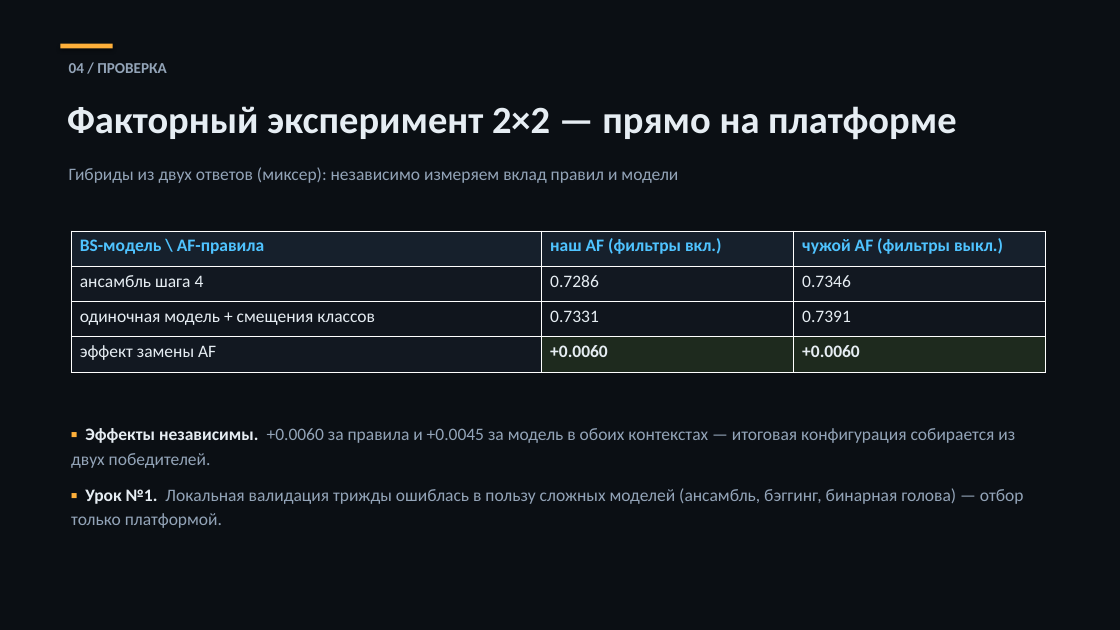
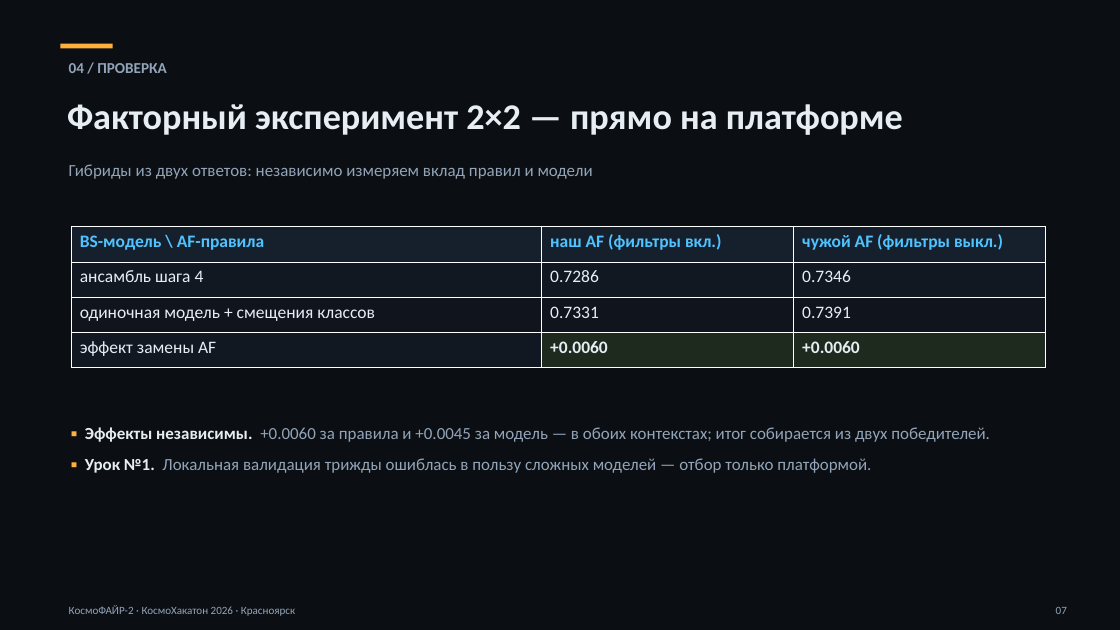
Before and after one commit to overbaffe1/CosmoH, a slide deck: slide 7 of presentation_final.pptx. Drawn at 1120x630 pixels with LibreOffice and Linux fonts; fonts in the diff are those of the drawing. Boxes give left, top, right and bottom in pixels: in the first picture for what was removed or moved away, otherwise in the second. Text is boxed around its words. In the diff, an @@ line names an element or a change of style, - is before the commit and + after.

```diff
--- a/presentation_final.pptx
+++ b/presentation_final.pptx
@@ text "Факторный эксперимент 2×2 — прямо ..." at (67,104,903,135): size 33 to 31 pt @@
@@ text at (69,164,593,179): text changed; size 15 to 14.5 pt @@
-Гибриды из двух ответов (миксер): независимо измеряем вклад правил и модели
+Гибриды из двух ответов: независимо измеряем вклад правил и модели
@@ table: place and size @@
-table at (71,231,1046,372)
+table at (71,227,1046,368)
@@ text at (85,427,990,473): text changed; size 15 to 14.5 pt @@
-▪ Эффекты независимы. +0.0060 за правила и +0.0045 за модель в обоих контекстах — итоговая конфигурация собирается из двух победителей.
-▪ Урок №1. Локальная валидация трижды ошиблась в пользу сложных моделей (ансамбль, бэггинг, бинарная голова) — отбор только платформой.
+▪ Эффекты независимы. +0.0060 за правила и +0.0045 за модель — в обоих контекстах; итог собирается из двух победителей.
+▪ Урок №1. Локальная валидация трижды ошиблась в пользу сложных моделей — отбор только платформой.
@@ text added at (69,605,295,616), 9.5 pt, text #93A4B8 @@
+КосмоФАЙР-2 · КосмоХакатон 2026 · Красноярск
@@ text added at (1056,607,1067,614), 9.5 pt, text #93A4B8 @@
+07
```
Also in this commit, not shown: 12 other slides changed.
